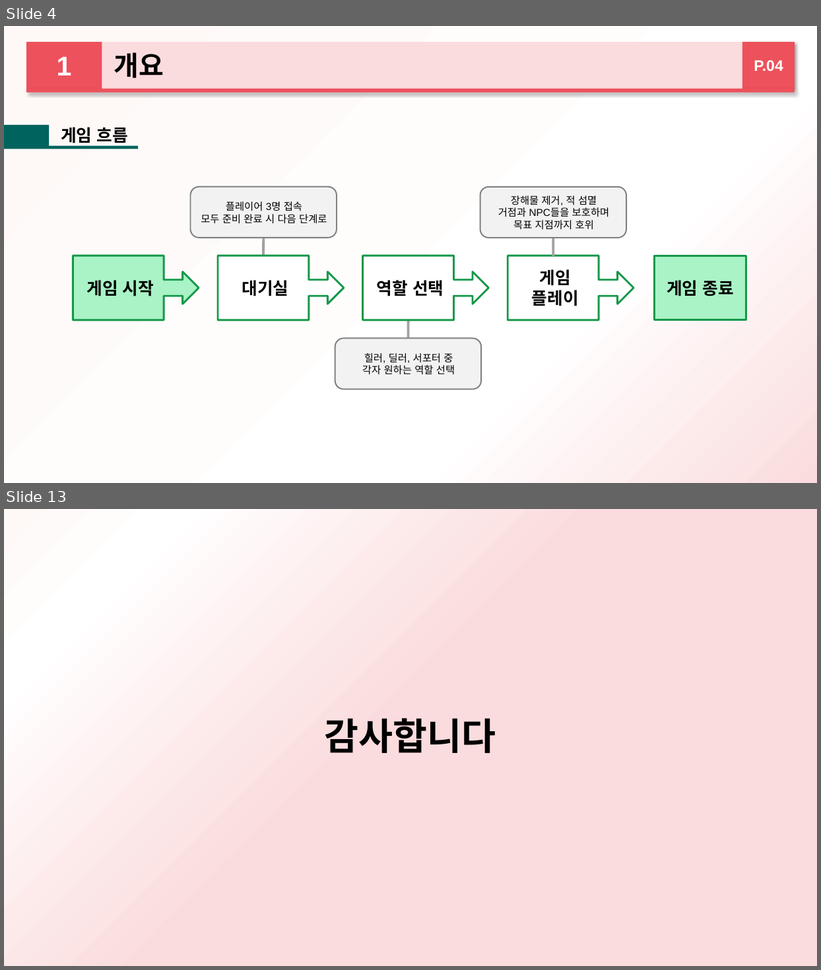
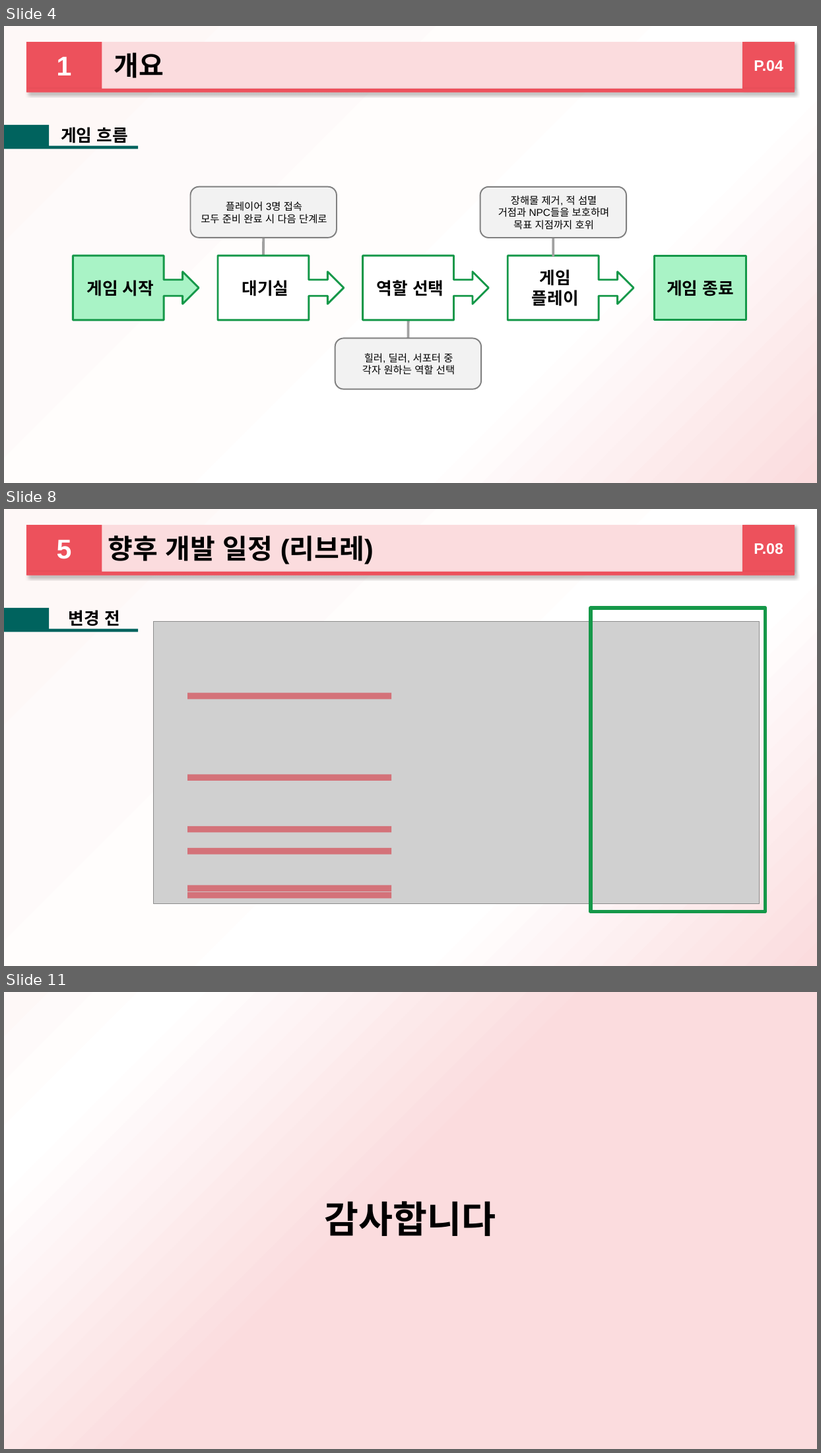
Before and after one commit to 2015184012Bang/KPU_TeamProject, a slide deck: ProjectPlan/중간발표/하트비트_방종혁_장규현_김명규.pptx. Shown one above the other, each under a label of ours: slides 4 and 13 before the commit, slides 4, 8 and 11 after it; the slides between them are not shown. The pictures are 821x970 and 821x1453 pixels, drawn with LibreOffice and Linux fonts; fonts in the diff are those of the drawing; grey boxes stand for pictures. Boxes give left, top, right and bottom in pixels: in the first picture for what was removed or moved away, otherwise in the second. Text is boxed around its words. In the diff, an @@ line names an element or a change of style, - is before the commit and + after.

```diff
--- a/ProjectPlan/중간발표/하트비트_방종혁_장규현_김명규.pptx
+++ b/ProjectPlan/중간발표/하트비트_방종혁_장규현_김명규.pptx
@@ slide 8 added at (4, 509, 817, 966), background gradient #FEF8F7 to #FFFFFF to #FBDCDE @@
@@ rectangle added at (26, 525, 102, 572), fill #ED515C, 32 pt, text #FFFFFF, bold @@
+5
@@ rectangle added at (102, 525, 795, 572), fill #FBDCDE, 32 pt, text #000000, bold @@
+향후 개발 일정 (리브레)
@@ rectangle added at (743, 525, 795, 572), fill #ED515C, 18 pt, text #FFFFFF, bold @@
+P.08
@@ rounded rectangle added at (26, 572, 795, 576), fill #ED515C @@
@@ rectangle added at (4, 608, 49, 631), fill #00635D @@
@@ text added at (69, 610, 120, 626), 20 pt, text #000000, bold @@
+변경 전
@@ picture added at (153, 621, 760, 904) @@
@@ rectangle added at (591, 608, 765, 912), outline #159849 4.5 pt @@
@@ rectangle added at (4, 629, 138, 632), fill #00635D @@
@@ rectangle added at (187, 693, 391, 699), fill #D81624 at 50% opacity @@
@@ rectangle added at (187, 774, 391, 780), fill #D81624 at 50% opacity @@
@@ rectangle added at (187, 826, 391, 832), fill #D81624 at 50% opacity @@
@@ rectangle added at (187, 848, 391, 854), fill #D81624 at 50% opacity @@
@@ rectangle added at (187, 885, 391, 891), fill #D81624 at 50% opacity @@
@@ rectangle added at (187, 892, 391, 899), fill #D81624 at 50% opacity @@
@@ what was slide 13 is now slide 11 @@
```
Also in this commit, not shown: 8 slides changed, 2 other slides added, 3 slides removed.
